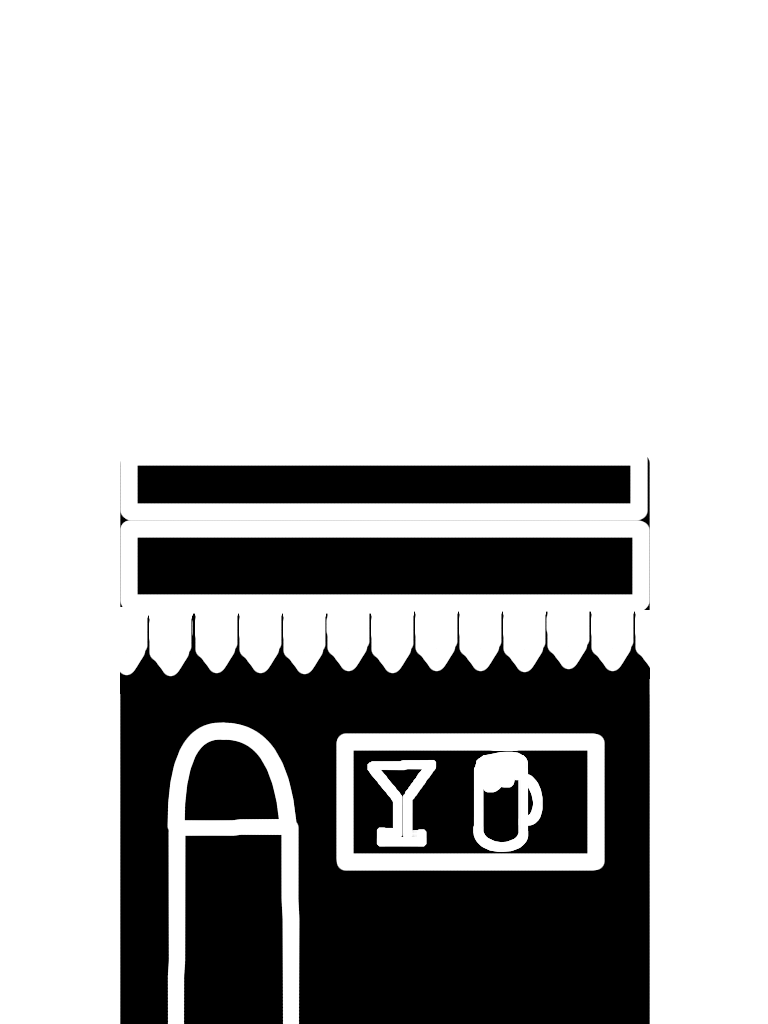
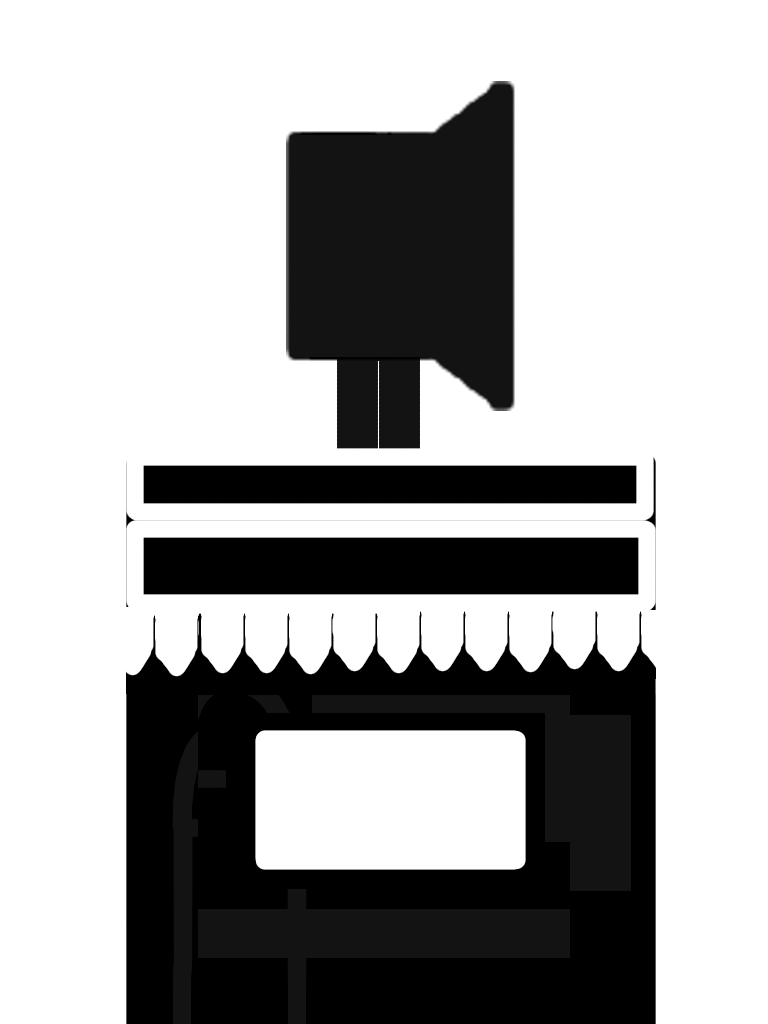
Layered file, before and after one edit (768px x 1024px). Changes by layer:
added layer "Layer 3(pasted)" above "Layer 1" over 120, 76, 673, 1024
painted on "Layer 1" over 120, 76, 673, 1024
added layer "Layer 4" above "Background" over 335, 256, 463, 538
painted on "Background" over 120, 76, 673, 1024
